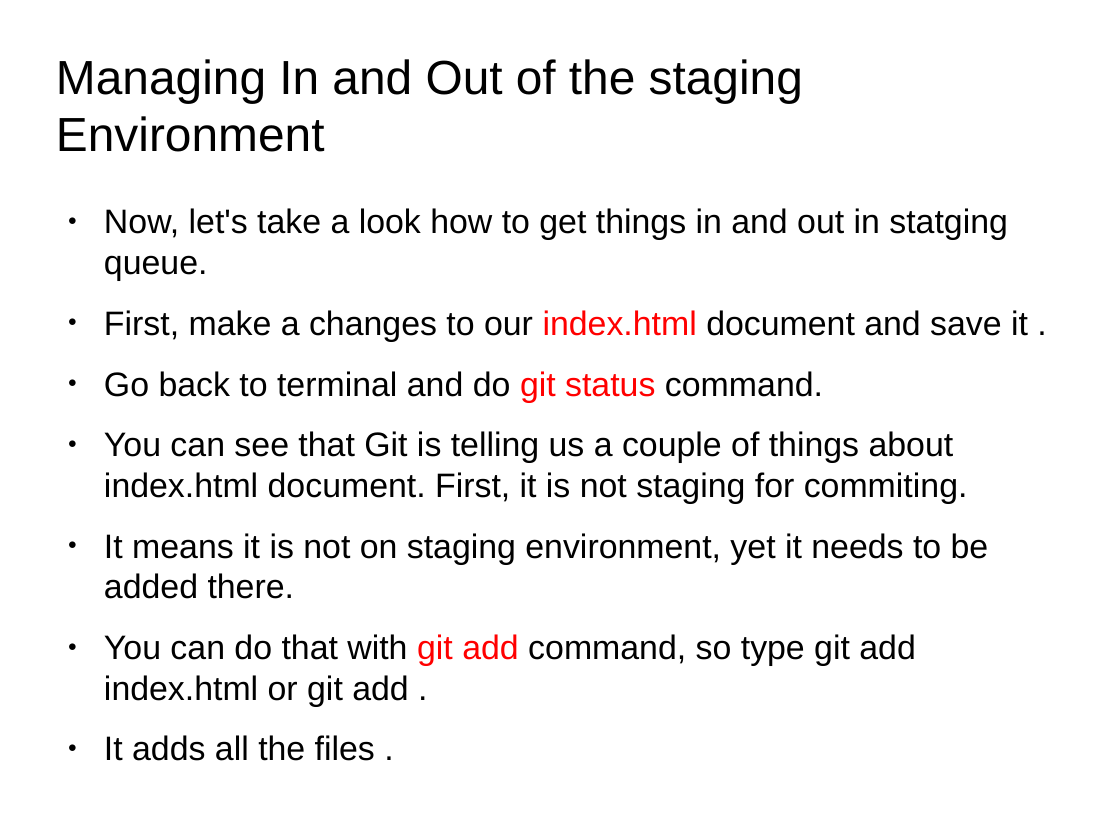
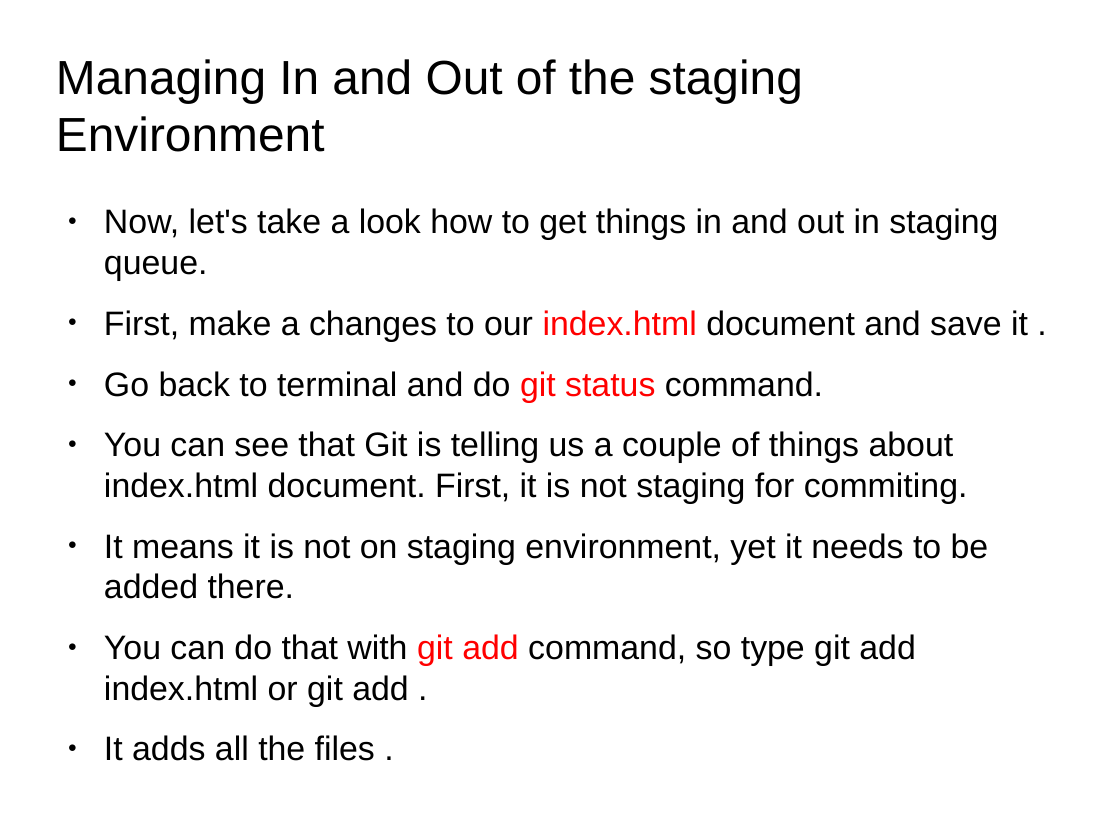
Before and after one commit to anumsh/Learning-Git-and-Github, a slide deck: slide 16 of git_and_GitHub.odp. Drawn at 1120x840 pixels with LibreOffice and Linux fonts; fonts in the diff are those of the drawing; background and template pictures are left out. Boxes give left, top, right and bottom in pixels: in the first picture for what was removed or moved away, otherwise in the second. Text is boxed around its words. In the diff, an @@ line names an element or a change of style, - is before the commit and + after.

```diff
--- a/git_and_GitHub.odp
+++ b/git_and_GitHub.odp
@@ text at <box>104,208,998,281</box>: text changed @@
-● Now, let's take a look how to get things in and out in statging queue.
+● Now, let's take a look how to get things in and out in staging queue.
```
Also in this commit, not shown: 4 other slides changed, 2 other files.
